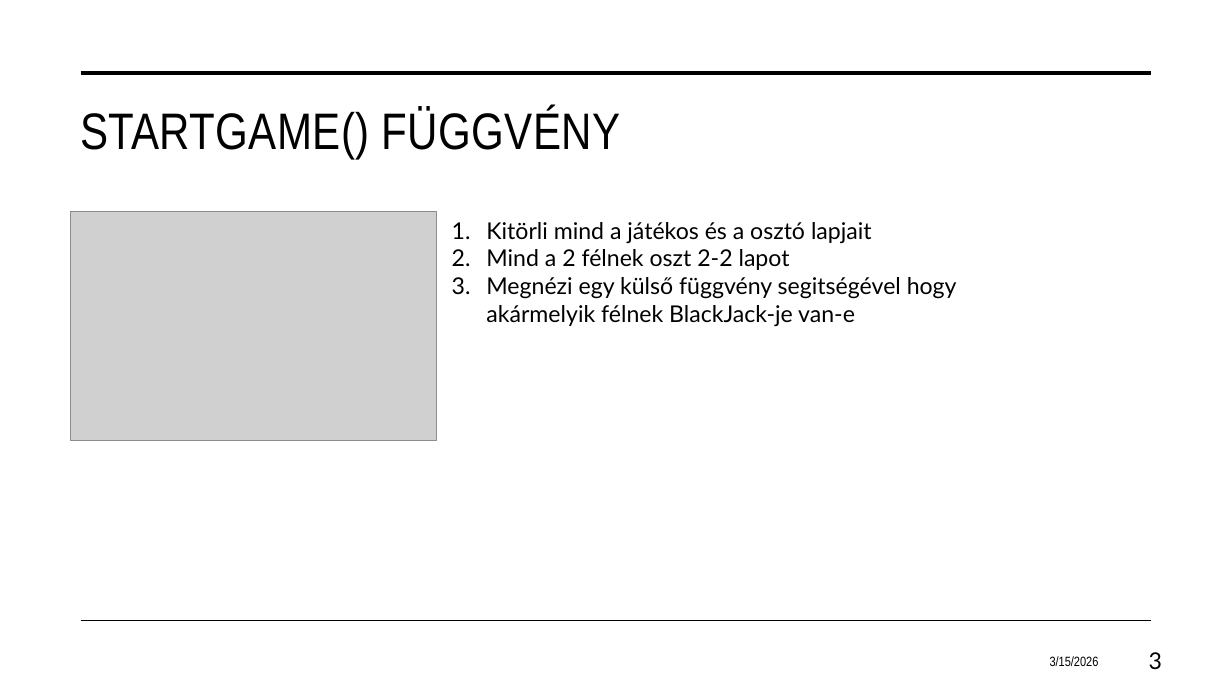
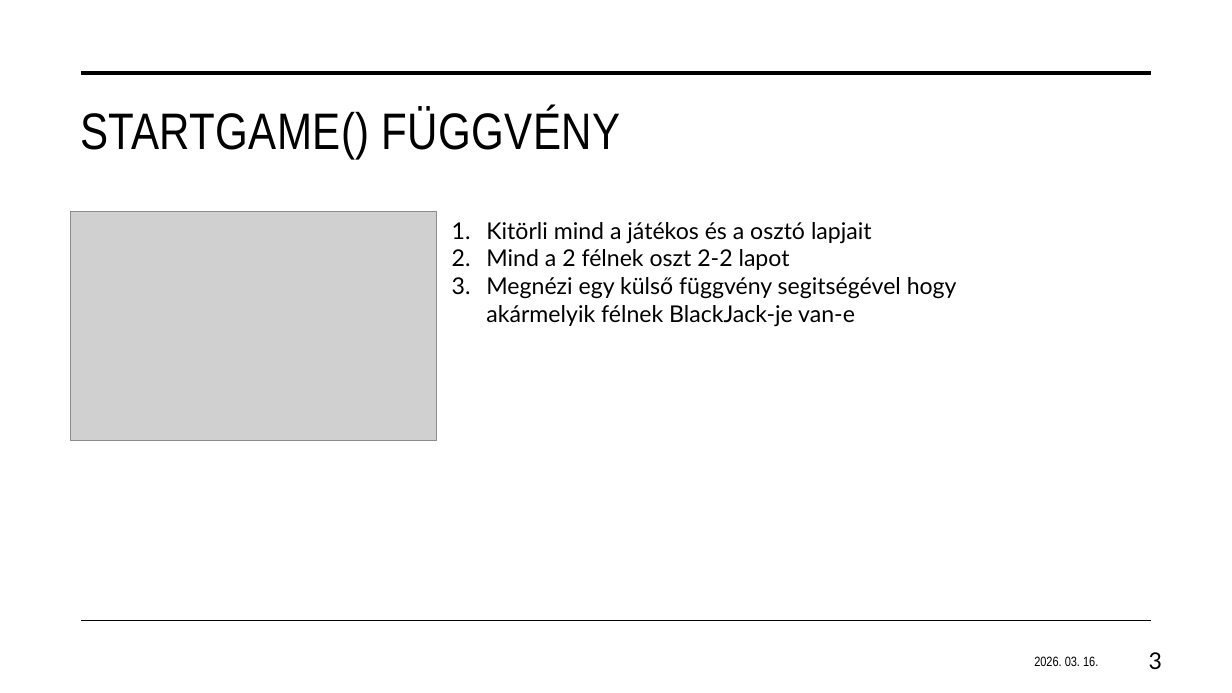
Before and after one commit to MagyarDarius/csharp-graphics, a slide deck: slide 3 of Bemutató 3.pptx. Drawn at 1232x693 pixels with LibreOffice and Linux fonts; fonts in the diff are those of the drawing; grey boxes stand for pictures. Boxes give left, top, right and bottom in pixels: in the first picture for what was removed or moved away, otherwise in the second. Text is boxed around its words. In the diff, an @@ line names an element or a change of style, - is before the commit and + after.

```diff
--- a/Bemutató 3.pptx
+++ b/Bemutató 3.pptx
@@ text at [1034,656,1098,666]: text changed @@
-3/15/2026
+2026. 03. 16.
```
Also in this commit, not shown: 5 other slides changed.
